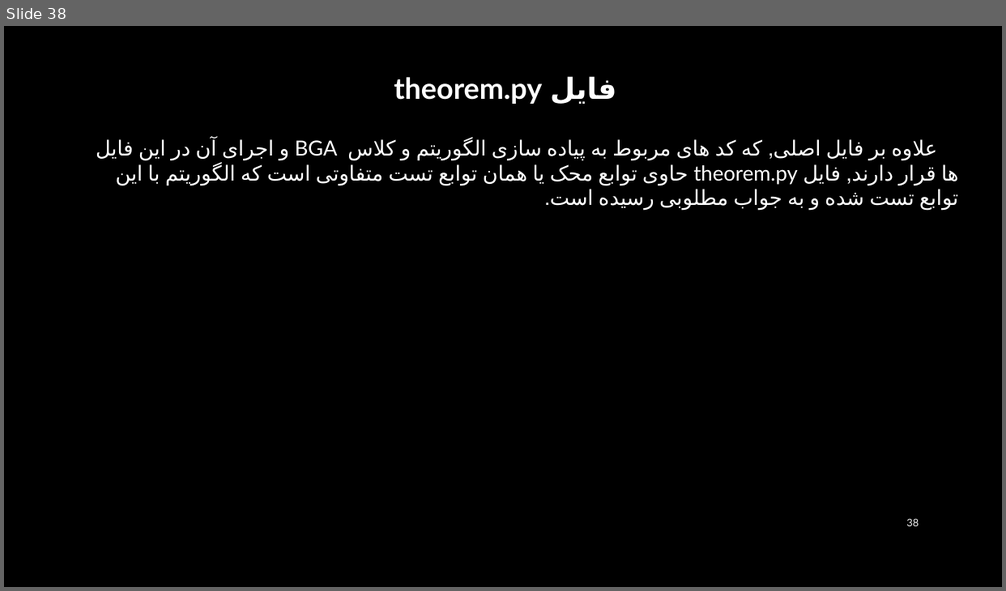
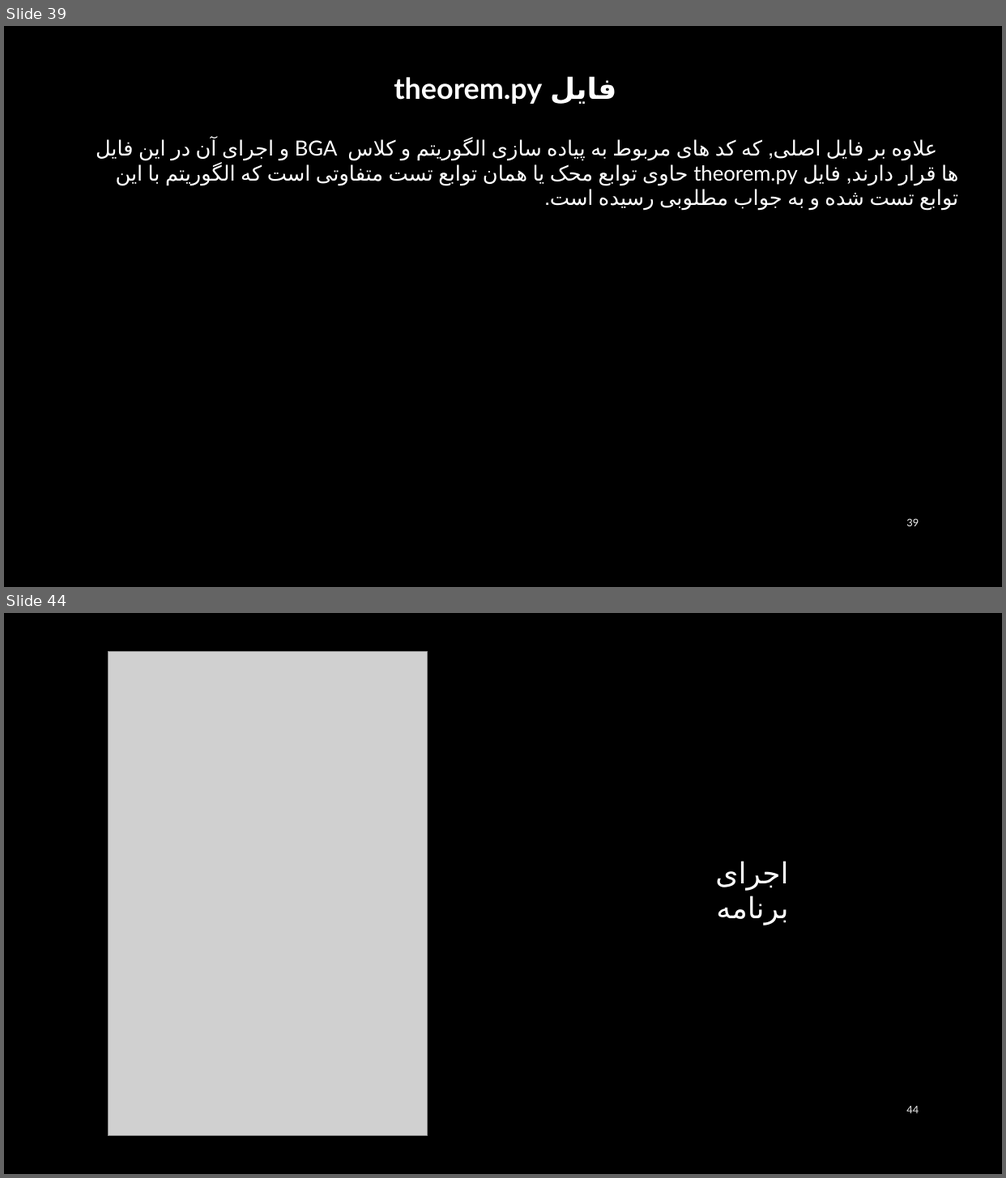
Before and after one commit to AmirAAZ818/Soft_Computing_Course, a slide deck: HW_1/BGA DOCUMENT.pptx. Shown one above the other, each under a label of ours: slide 38 before the commit, slides 39 and 44 after it; the slides between them are not shown. The pictures are 1006x591 and 1006x1178 pixels, drawn with LibreOffice and Linux fonts; fonts in the diff are those of the drawing; grey boxes stand for pictures; background and template pictures are left out. Boxes give left, top, right and bottom in pixels: in the first picture for what was removed or moved away, otherwise in the second. Text is boxed around its words. In the diff, an @@ line names an element or a change of style, - is before the commit and + after.

```diff
--- a/HW_1/BGA DOCUMENT.pptx
+++ b/HW_1/BGA DOCUMENT.pptx
@@ slide 44 added at bbox=[4, 613, 1002, 1174], background picture (left out) @@
@@ picture added at bbox=[108, 651, 428, 1135] @@
@@ text added at bbox=[715, 861, 788, 925], 28 pt, text #FFFFFF @@
+اجرای برنامه
@@ page number added at bbox=[906, 1105, 918, 1114], 10 pt, text #F2F2F2 @@
+44
@@ what was slide 38 is now slide 39 @@
@@ page number at bbox=[906, 518, 918, 527]: text changed @@
-38
+39
```
Also in this commit, not shown: 1 slide changed, 11 other slides added, 4 other files.
